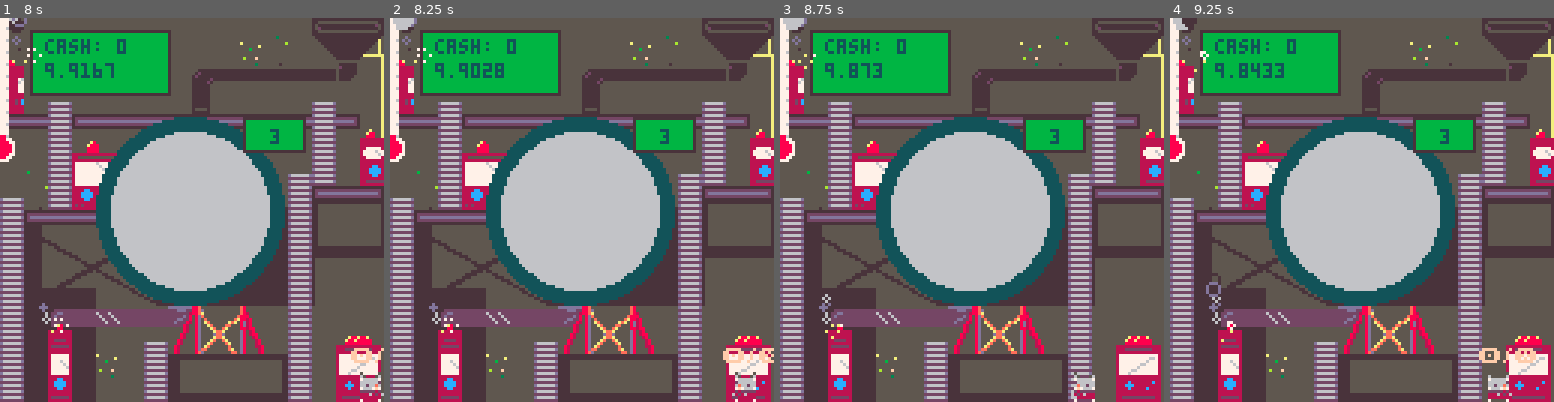
Above: before the commit, frames 1-4 (left to right).
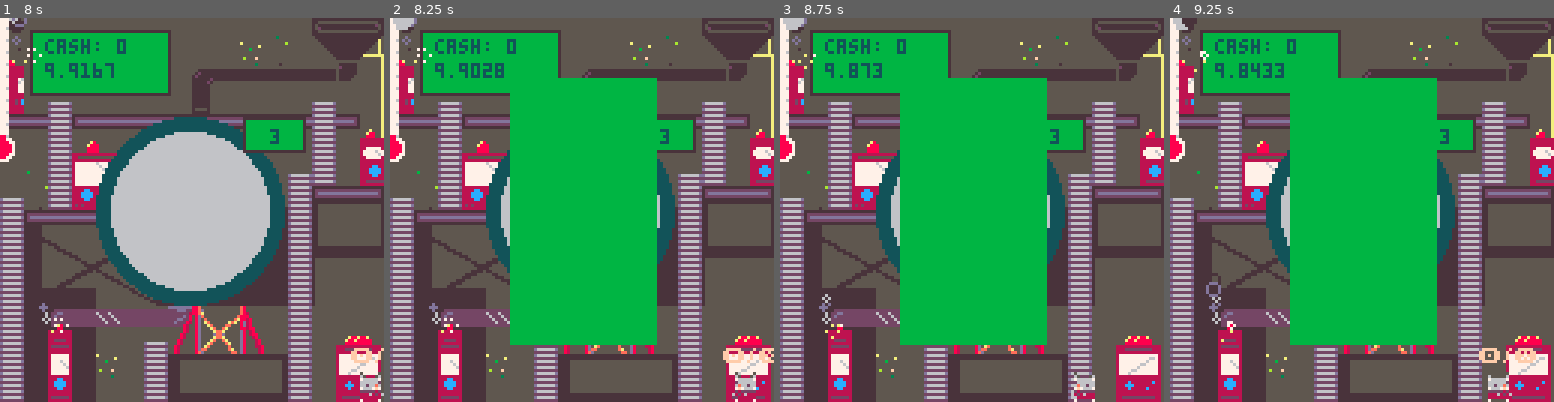
Above: after the commit, the same moments.

Repository: keatontate/gmtk-jam-2025
Game: PICO-8 cartridge src/loop-game.p8
Two runs of this game, one before a commit and one after it. Both use one fixed random seed, a clock stepped at 60 frames per second and the inputs below.
Inputs:
- Up to frame 1 (8 s): tap X (X key) at 0.33, 1.07, 1.85, 2.97, 4.08, 5.2, 6.32, 7.43 s; tap O (Z key) at 0.7, 1.7, 2.1, 2.5, 2.9, 3.3, 3.7, 4.1, 4.5, 4.9, 5.3, 5.7, 6.1, 6.5, 6.9, 7.3, 7.7 s; hold Right 1.6-2.1 s; hold Up 2.15-2.42 s; hold Right 2.47-3.03 s; hold Left 3.08-3.58 s; hold Down 3.63-3.97 s; hold Right 4.02-4.68 s; hold Up 4.73-5.03 s; hold Left 5.08-5.68 s; hold Down 5.73-6.03 s; hold Right 6.08-6.58 s; hold Right 6.63-7.13 s; hold Up 7.18-7.45 s; hold Right from 7.5 s (still down)
- Up to frame 2 (8.25 s): release Right at 8.07 s; tap O (Z key) at 8.1 s; hold Left from 8.12 s (still down)
- Up to frame 3 (8.75 s): tap O (Z key) at 8.5 s; tap X (X key) at 8.55 s; release Left at 8.62 s; hold Down from 8.67 s (still down)
- Up to frame 4 (9.25 s): tap O (Z key) at 8.9 s; release Down at 9 s; hold Right from 9.05 s (still down)

Frame 1 is identical in both runs. In frame 2, 26% of the frame differs, in the area x 31-70%, y 15-86%; in frame 3, 26%; in frame 4, 26%.

Commit message:
Added a shop screen that the player toggles via the shop machine

Diff:
--- a/src/character.lua
+++ b/src/character.lua
@@ -188,8 +188,8 @@
   if is_shop(playerx1, playery)
   or is_shop(playerx2, playery) then
     player_msg = "\142/\151"
-    if (btn(4) or btn(5)) then
-      player_msg = "shop"
+    if (btnp(4) or btnp(5)) then
+      toggle_shop()
 
       -- fix_machine(get_tile(playerx1, playery))
       -- fix_machine(get_tile(playerx2, playery))
--- a/src/game-loop.lua
+++ b/src/game-loop.lua
@@ -21,6 +21,7 @@
   spawn_fish()
   update_particles()
   autosell()
+  update_shop()
 end
 
 function _draw()
@@ -31,6 +32,7 @@
   draw_machines()
   draw_pl()
   draw_particles()
+  draw_shop()
 
   if not tutorial.finished then
     draw_tutorial()
--- a/src/loop-game.p8
+++ b/src/loop-game.p8
@@ -17,6 +17,7 @@
 #include particles.lua
 #include cash.lua
 #include tutorial.lua
+#include shop.lua
 
 __gfx__
 00000000000000000000000000000000000000000000000000000000000000000700000066666666666666666666666600000009666666660000180000000000
--- /dev/null
+++ b/src/shop.lua
@@ -0,0 +1,25 @@
+-- shop for selling fish
+-- and possibly buying upgrades
+
+shop_visible = false
+
+function toggle_shop()
+  if (shop_visible) then
+    shop_visible = false
+  elseif (not shop_visible) then
+    shop_visible = true
+  end
+end
+
+function update_shop()
+
+end
+
+
+function draw_shop()
+  if (not shop_visible) return
+
+  local xoffset = 40
+  local yoffset = 20
+  rectfill(xoffset, yoffset, 128-xoffset, 128-yoffset, 11)
+end
